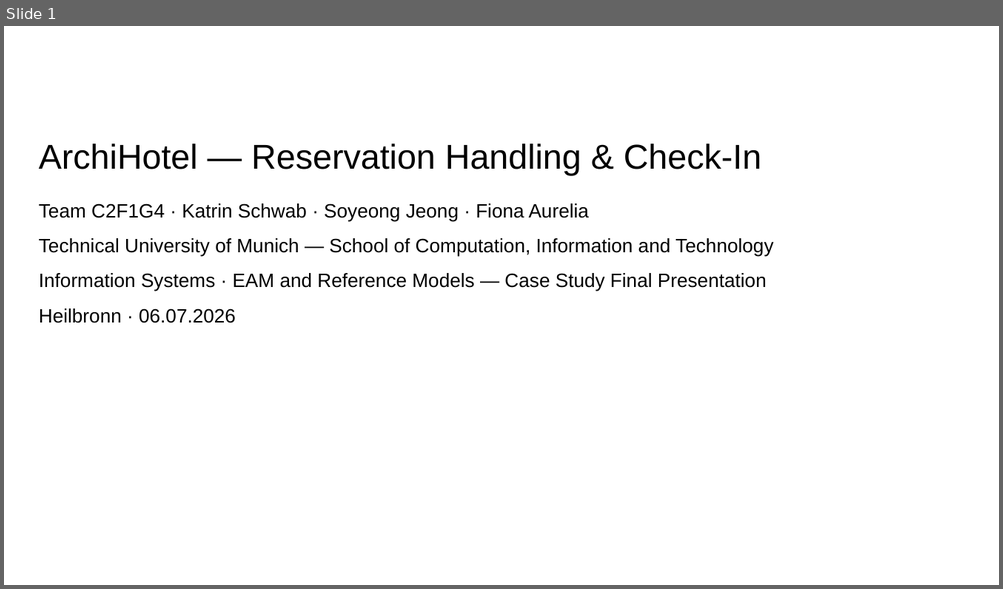
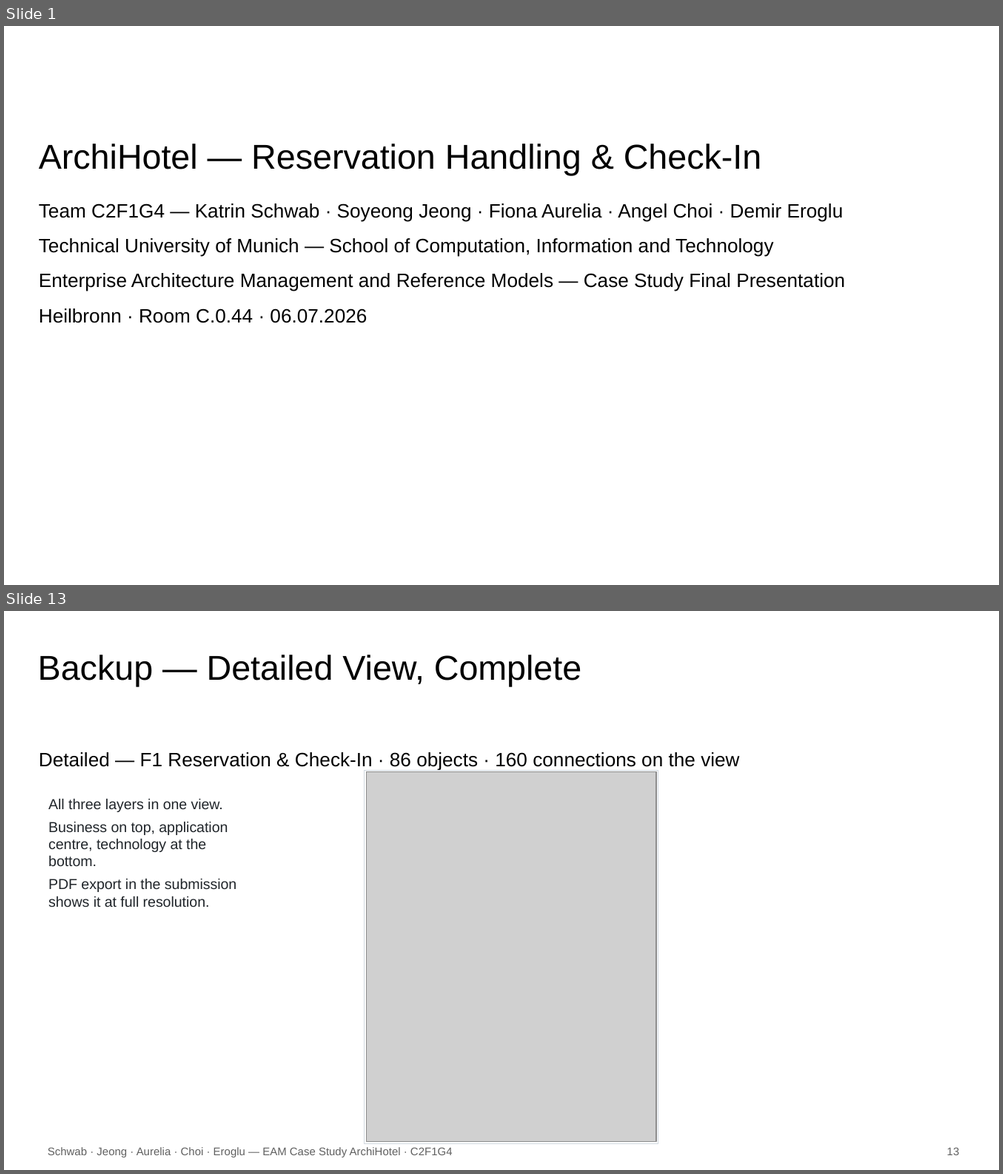
Before and after one commit to KatrinSchw/enterprise-architecture-model, a slide deck: slides/C2F1G4.pptx. Shown one above the other, each under a label of ours: slide 1 before the commit, slides 1 and 13 after it; the slides between them are not shown. The pictures are 1003x589 and 1003x1174 pixels, drawn with LibreOffice and Linux fonts; fonts in the diff are those of the drawing; grey boxes stand for pictures; background and template pictures are left out. Boxes give left, top, right and bottom in pixels: in the first picture for what was removed or moved away, otherwise in the second. Text is boxed around its words. In the diff, an @@ line names an element or a change of style, - is before the commit and + after.

```diff
--- a/slides/C2F1G4.pptx
+++ b/slides/C2F1G4.pptx
@@ slide 13 added at [4,611,999,1170], background #FFFFFF @@
@@ title added at [38,655,581,686], 25 pt, text #000000 @@
+Backup — Detailed View, Complete
@@ text added at [39,752,739,771], 14 pt, text #000000 @@
+Detailed — F1 Reservation & Check-In · 86 objects · 160 connections on the view
@@ rectangle added at [364,770,657,1144], fill #FFFFFF, outline #D0D8DF 0.5 pt @@
@@ picture added at [366,772,655,1142] @@
@@ text added at [48,798,236,908], 10.5 pt, text #20252A @@
+All three layers in one view.
+Business on top, application centre, technology at the bottom.
+PDF export in the submission shows it at full resolution.
@@ text added at [48,1147,452,1158], 8 pt, text #606060 @@
+Schwab · Jeong · Aurelia · Choi · Eroglu — EAM Case Study ArchiHotel · C2F1G4
@@ text added at [947,1147,959,1156], 8 pt, text #606060 @@
+13
@@ slide 1 changed as well @@
@@ text at [39,204,843,222]: text changed @@
-Team C2F1G4 · Katrin Schwab · Soyeong Jeong · Fiona Aurelia
+Team C2F1G4 — Katrin Schwab · Soyeong Jeong · Fiona Aurelia · Angel Choi · Demir Eroglu
@@ text at [39,273,845,323]: text changed @@
-Information Systems · EAM and Reference Models — Case Study Final Presentation
-Heilbronn · 06.07.2026
+Enterprise Architecture Management and Reference Models — Case Study Final Presentation
+Heilbronn · Room C.0.44 · 06.07.2026
```
Also in this commit, not shown: 13 other slides added, 8 slides removed, 5 other files.
